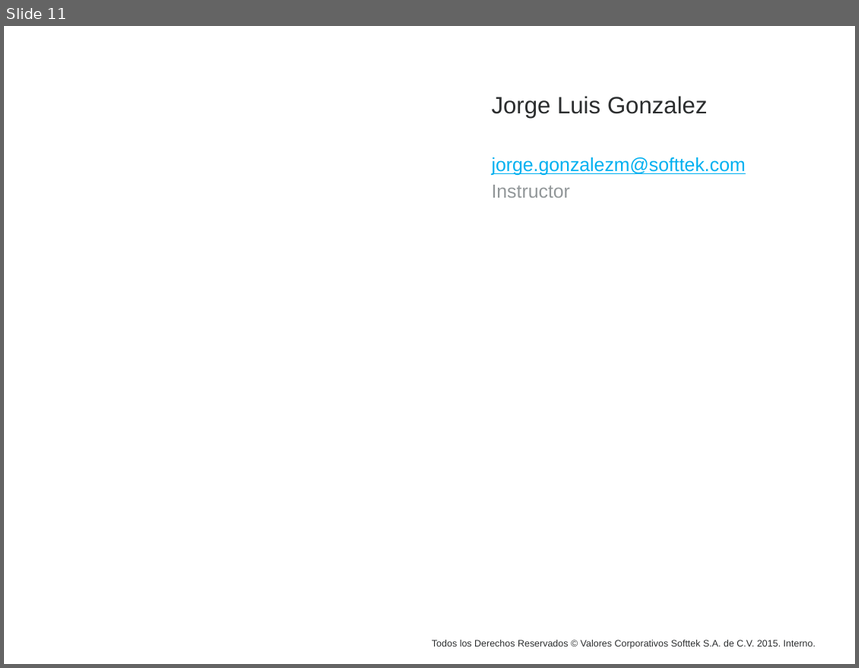
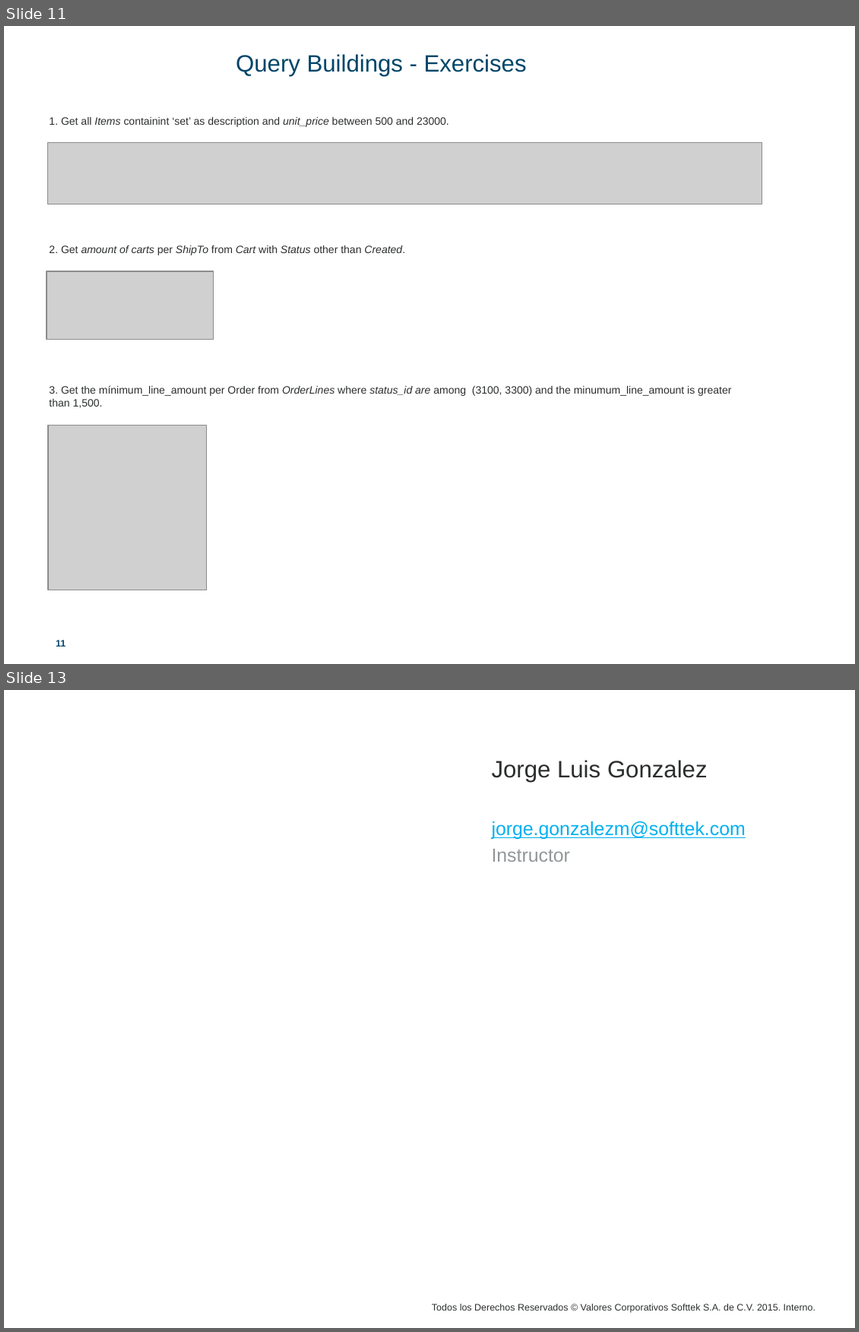
Before and after one commit to softtekAcademy/JavaCourse2016, a slide deck: SQL-master/SQL [2] Query buildings.pptx. Shown one above the other, each under a label of ours: slide 11 before the commit, slides 11 and 13 after it; the slides between them are not shown. The pictures are 859x668 and 859x1332 pixels, drawn with LibreOffice and Linux fonts; fonts in the diff are those of the drawing; grey boxes stand for pictures; background and template pictures are left out. Boxes give left, top, right and bottom in pixels: in the first picture for what was removed or moved away, otherwise in the second. Text is boxed around its words. In the diff, an @@ line names an element or a change of style, - is before the commit and + after.

```diff
--- a/SQL-master/SQL [2] Query buildings.pptx
+++ b/SQL-master/SQL [2] Query buildings.pptx
@@ slide 11 added at (4, 26, 855, 664), background #FFFFFF @@
@@ title added at (236, 54, 527, 76), 20 pt, text #004569 @@
+Query Buildings - Exercises
@@ group added at (47, 117, 762, 589): 3 pictures, 1 text @@
+1. Get all Items containint ‘set’ as description and unit_price between 500 and 23000.
+2. Get amount of carts per ShipTo from Cart with Status other than Created.
+3. Get the mínimum_line_amount per Order from OrderLines where status_id are among (3100, 3300) and the minumum_line_amount is greater than 1,500.
@@ page number added at (56, 640, 66, 647), 8 pt, text #004569, bold @@
+11
@@ what was slide 11 is now slide 13 @@
```
Also in this commit, not shown: 4 slides changed, 1 other slide added, 6 other files.
